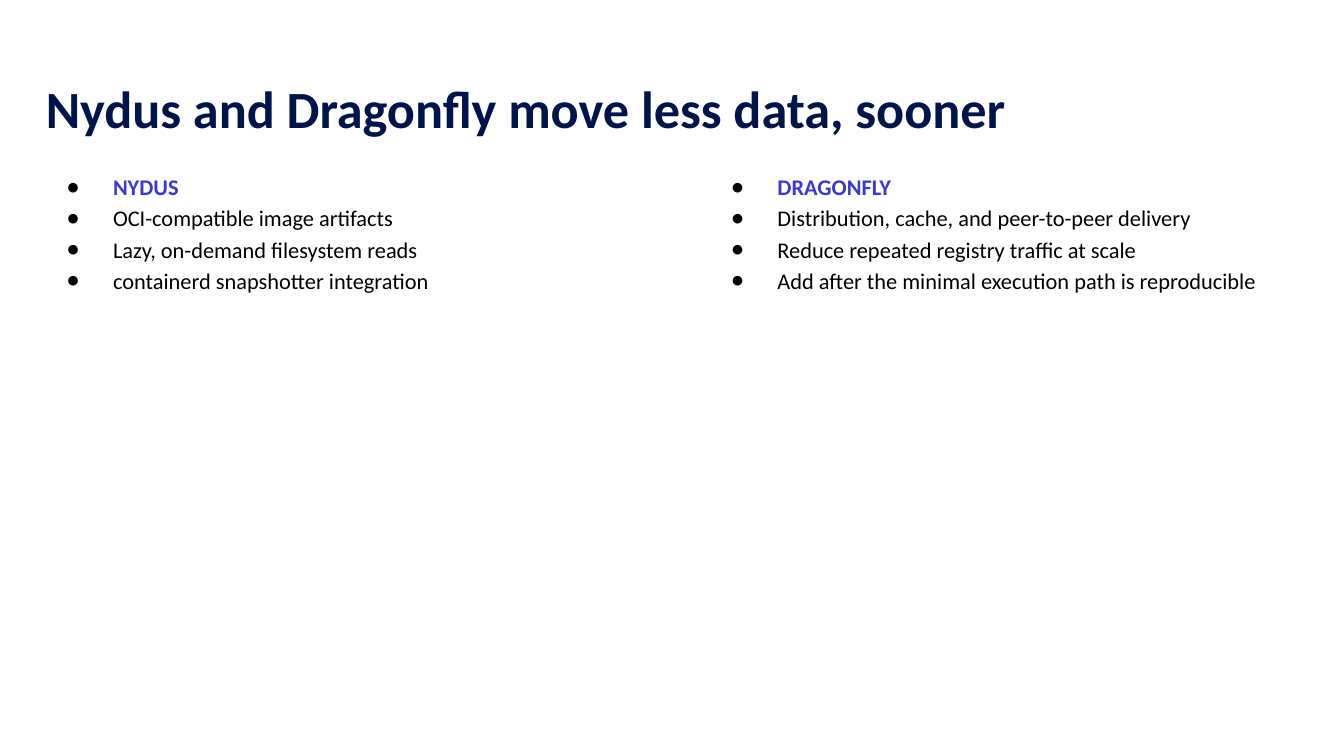
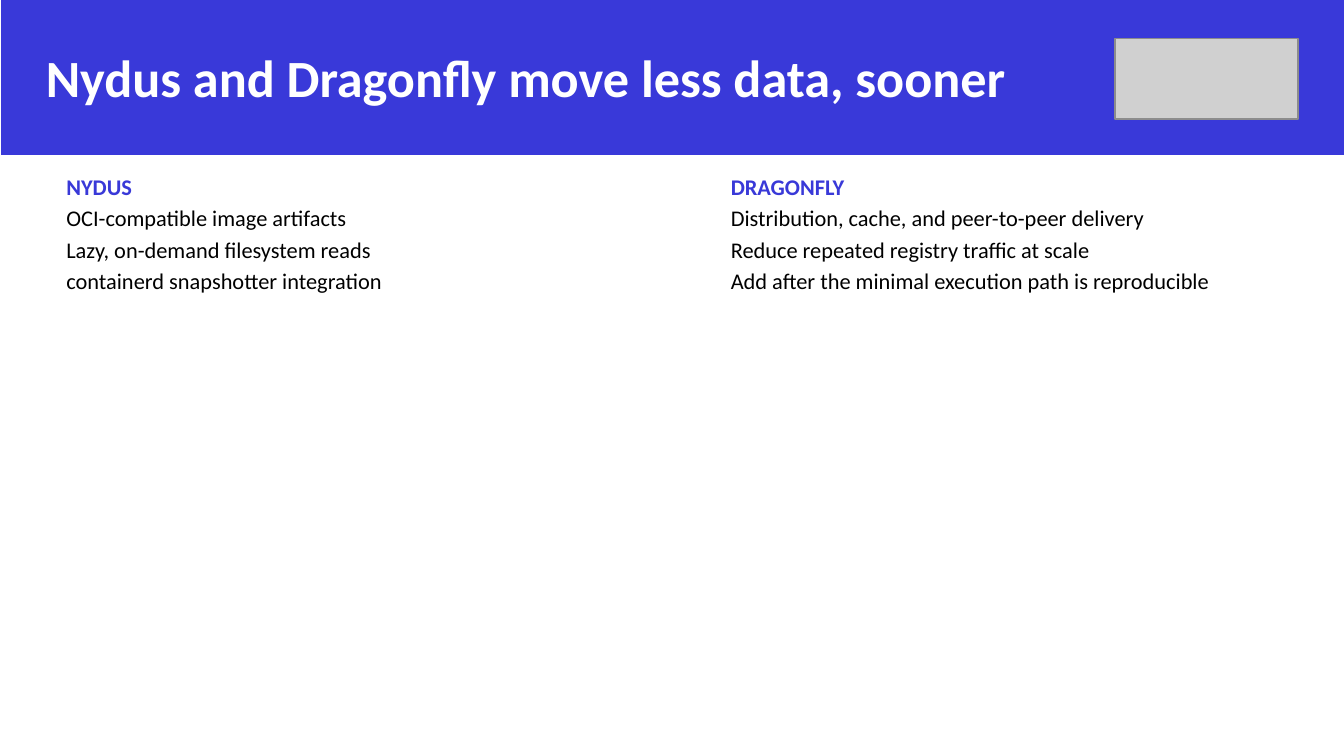
Before and after one commit to gnawux/xolis, a slide deck: slide 9 of Docs/decks/kubecon-jp-2026/Sandbox_for_Agentic_Application_with_Cloud_Native_Stack.pptx. Drawn at 1344x756 pixels with LibreOffice and Linux fonts; fonts in the diff are those of the drawing; grey boxes stand for pictures; background and template pictures are left out. Boxes give left, top, right and bottom in pixels: in the first picture for what was removed or moved away, otherwise in the second. Text is boxed around its words. In the diff, an @@ line names an element or a change of style, - is before the commit and + after.

Commit message:
Update KubeCon Japan presentation styling

```diff
--- a/Docs/decks/kubecon-jp-2026/Sandbox_for_Agentic_Application_with_Cloud_Native_Stack.pptx
+++ b/Docs/decks/kubecon-jp-2026/Sandbox_for_Agentic_Application_with_Cloud_Native_Stack.pptx
@@ rectangle added at (x1=1, y1=0, x2=1344, y2=155), fill #3939D9 @@
@@ rectangle added at (x1=1, y1=1, x2=1344, y2=156), fill #3939D9 @@
@@ title "Nydus and Dragonfly move less ..." moved from (x1=46, y1=91, x2=1005, y2=137) to (x1=46, y1=60, x2=1005, y2=106) @@
@@ title "Nydus and Dragonfly move less ..." at (x1=46, y1=60, x2=1005, y2=106): text colour #00144C to #FFFFFF @@
@@ picture added at (x1=1116, y1=39, x2=1298, y2=120) @@
@@ text "NYDUS" at (x1=66, y1=180, x2=381, y2=293): bullet ● to none @@
@@ text "DRAGONFLY" at (x1=731, y1=180, x2=1209, y2=293): bullet ● to none @@
```
Also in this commit, not shown: 13 other slides changed.
